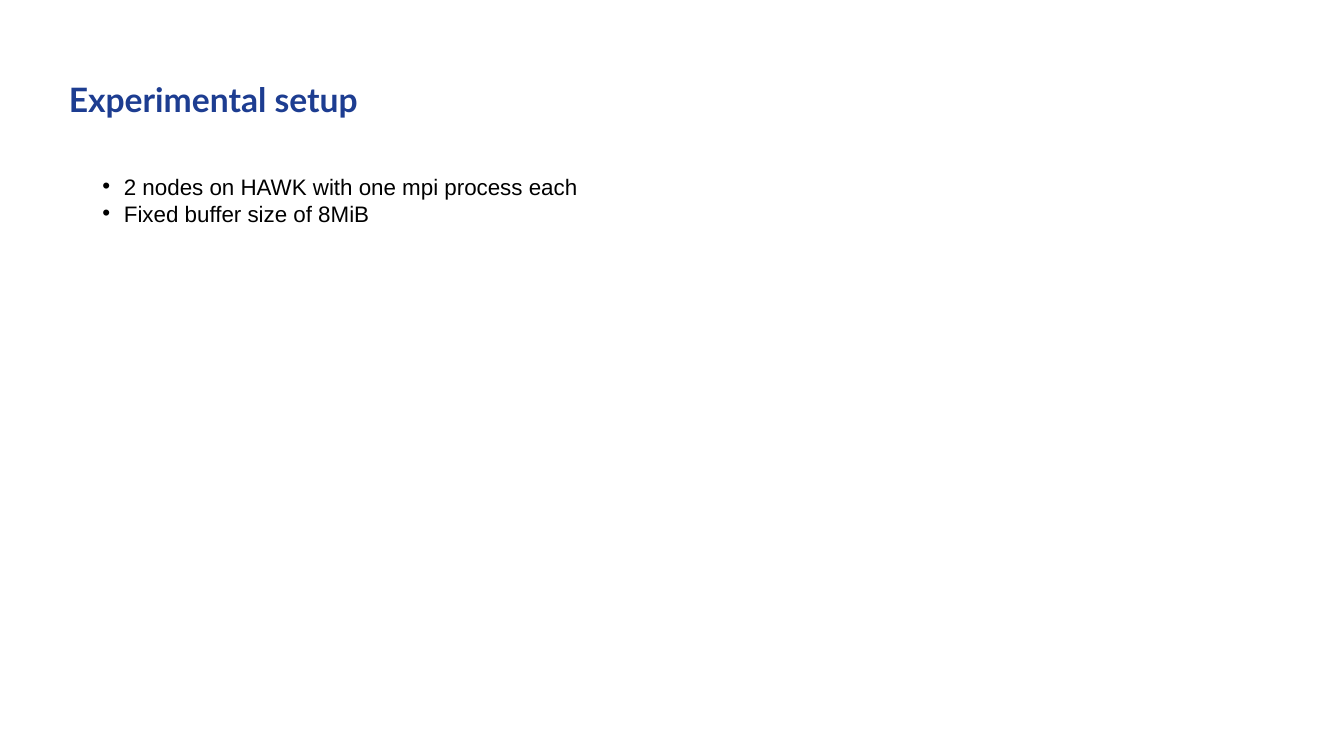
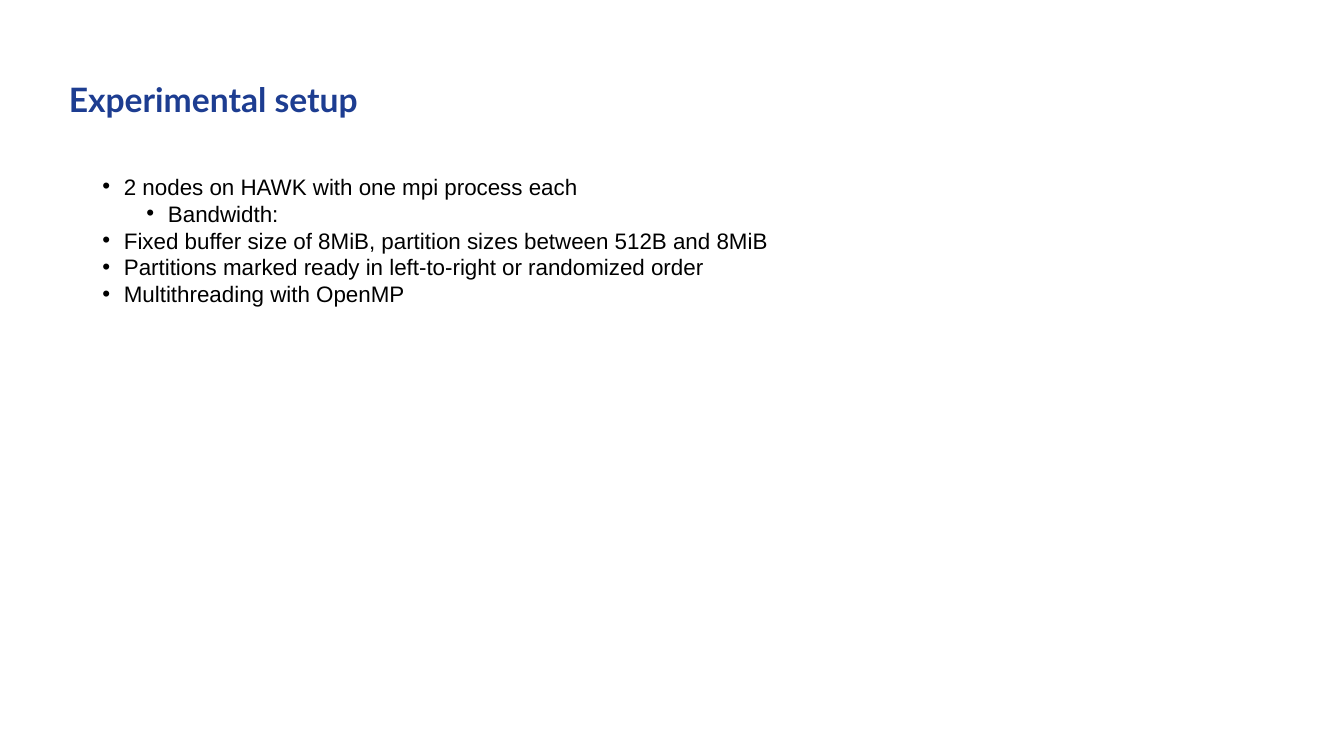
Before and after one commit to AxelSchneewind/mpi-benchmark, a slide deck: slide 16 of presentation/presentation-partitioned-progress.pptx (slide 13 before the commit). Drawn at 1344x756 pixels with LibreOffice and Linux fonts; fonts in the diff are those of the drawing; background and template pictures are left out. Boxes give left, top, right and bottom in pixels: in the first picture for what was removed or moved away, otherwise in the second. Text is boxed around its words. In the diff, an @@ line names an element or a change of style, - is before the commit and + after.

Commit message:
update presentation

```diff
--- a/presentation/presentation-partitioned-progress.pptx
+++ b/presentation/presentation-partitioned-progress.pptx
@@ text at bbox=[124, 205, 768, 307]: text changed @@
-• Fixed buffer size of 8MiB
+  • Bandwidth:
+• Fixed buffer size of 8MiB, partition sizes between 512B and 8MiB
+• Partitions marked ready in left-to-right or randomized order
+• Multithreading with OpenMP
```
Also in this commit, not shown: 3 other slides changed, 5 slides added, 2 slides removed.
